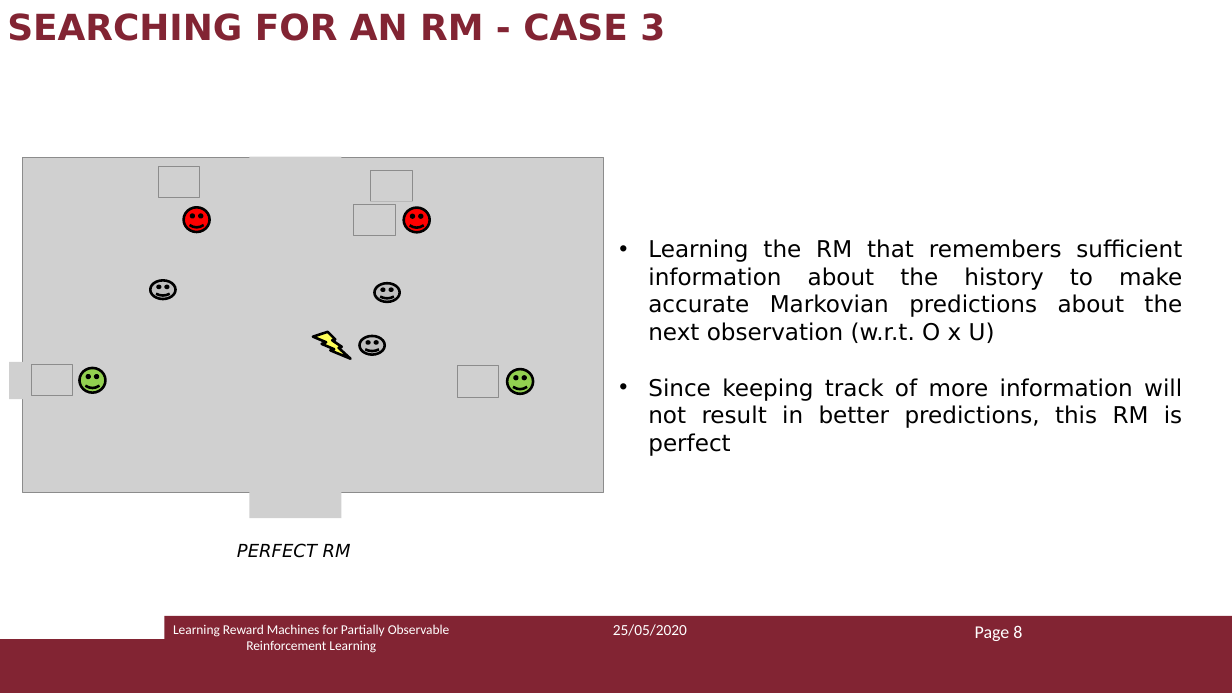
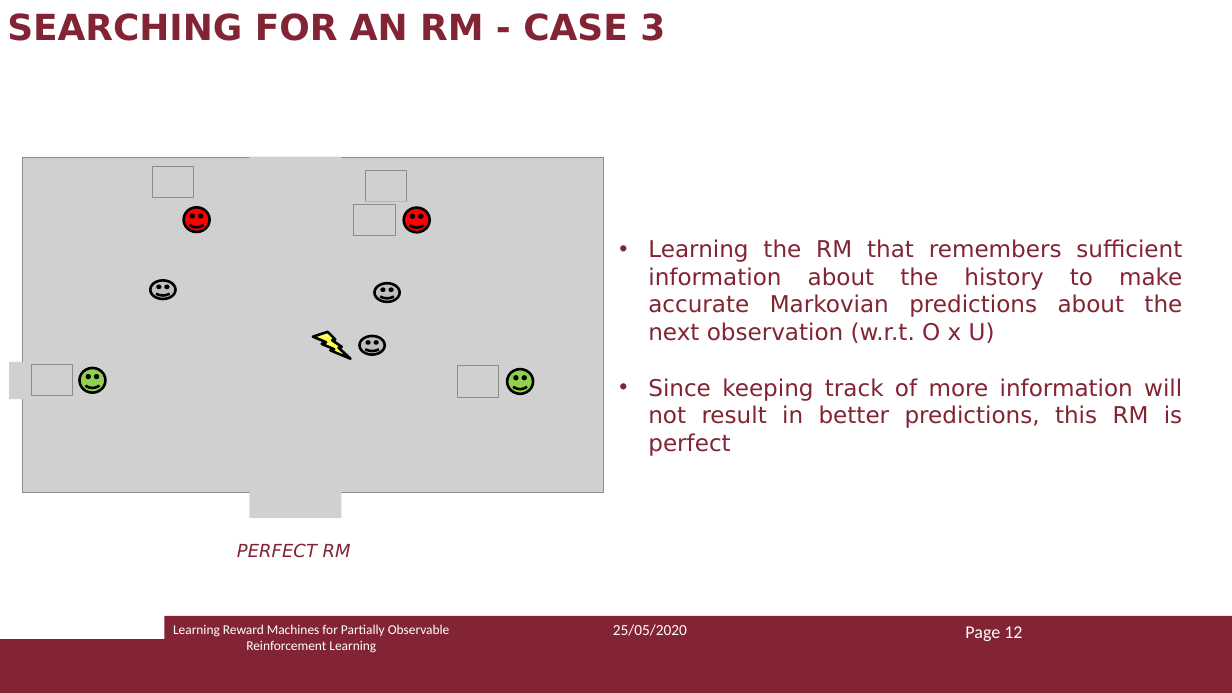
Before and after one commit to Marvet94/reasoning_agents_project_2020, a slide deck: slide 12 of ra_presentazione.pptx. Drawn at 1232x693 pixels with LibreOffice and Linux fonts; fonts in the diff are those of the drawing; grey boxes stand for pictures. Boxes give left, top, right and bottom in pixels: in the first picture for what was removed or moved away, otherwise in the second. Text is boxed around its words. In the diff, an @@ line names an element or a change of style, - is before the commit and + after.

```diff
--- a/ra_presentazione.pptx
+++ b/ra_presentazione.pptx
@@ picture: place and size @@
-picture at [158,166,200,198]
+picture at [152,166,194,198]
@@ picture: place and size @@
-picture at [371,170,412,201]
+picture at [365,170,407,201]
@@ text "Learning the RM that remembers ..." at [648,239,1182,456]: text colour #000000 to #822433 @@
@@ text "PERFECT RM" at [237,543,351,558]: text colour #000000 to #822433 @@
@@ text at [965,626,1022,641]: text changed @@
-Page 8
+Page 12
```
Also in this commit, not shown: 23 other slides changed, 1 other file.
